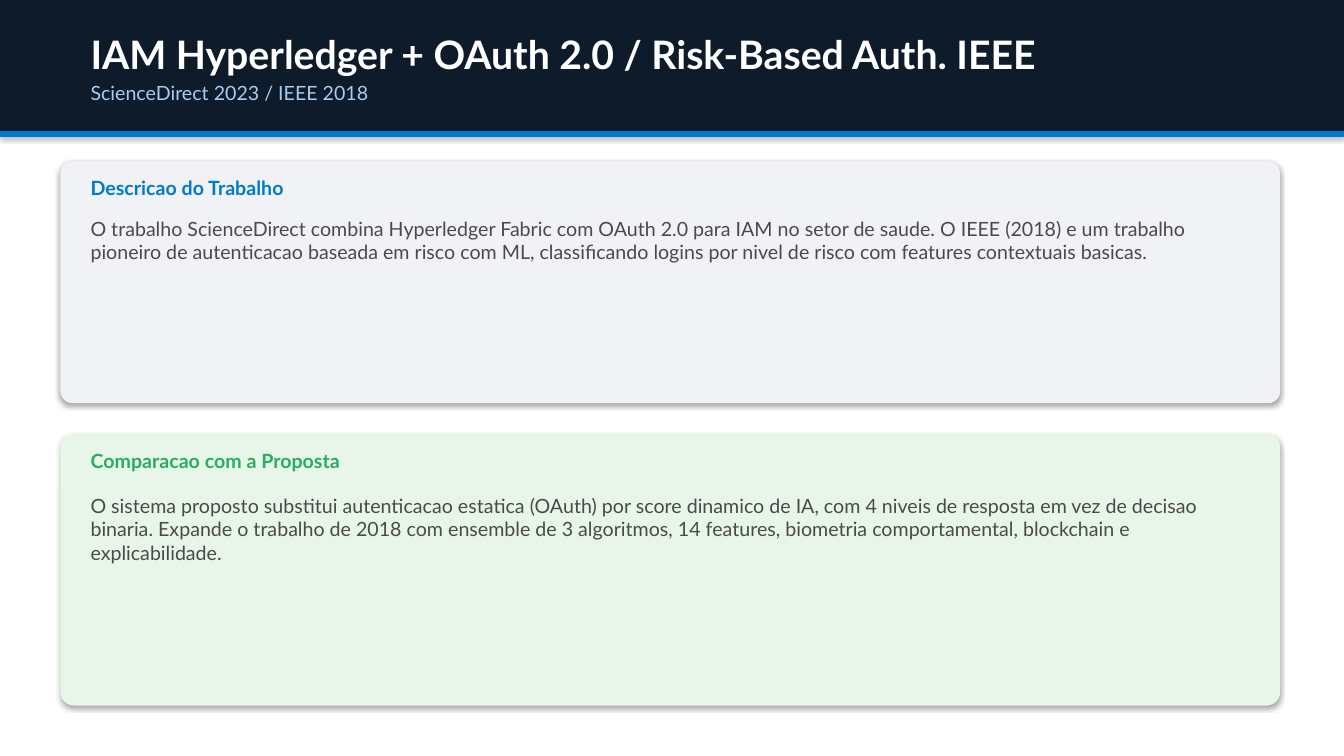
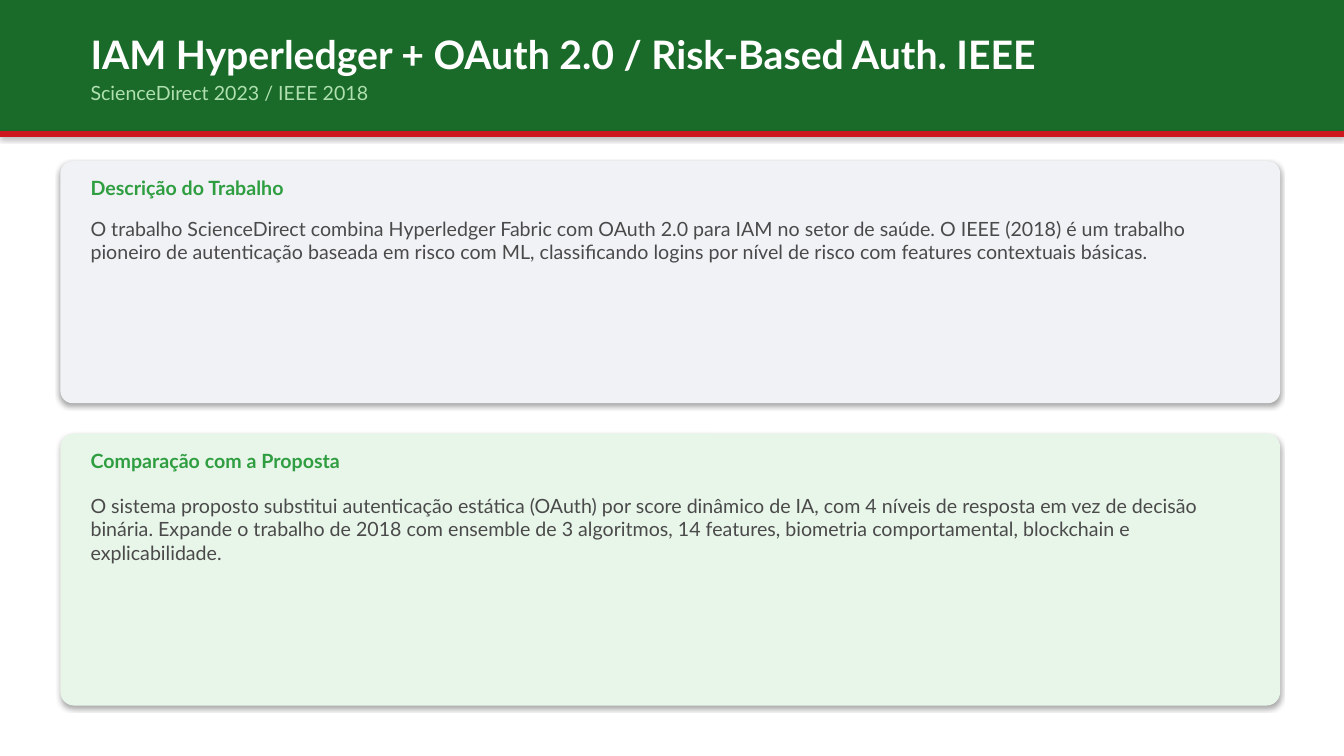
Before and after one commit to jgbcientista/gestao-autonomo, a slide deck: slide 11 of docs/trabalhos-relacionados.pptx. Drawn at 1344x756 pixels with LibreOffice and Linux fonts; fonts in the diff are those of the drawing. Boxes give left, top, right and bottom in pixels: in the first picture for what was removed or moved away, otherwise in the second. Text is boxed around its words. In the diff, an @@ line names an element or a change of style, - is before the commit and + after.

```diff
--- a/docs/trabalhos-relacionados.pptx
+++ b/docs/trabalhos-relacionados.pptx
@@ rectangle at bbox=[0, 0, 1344, 131]: fill #0D1B2A to #1A6B2A @@
@@ text "ScienceDirect 2023 / IEEE 2018" at bbox=[91, 86, 368, 100]: text colour #AACCEE to #B0E0B0 @@
@@ rectangle at bbox=[0, 131, 1344, 137]: fill #007ACC to #CD191E @@
@@ text at bbox=[91, 180, 283, 199]: text changed; text colour #007ACC to #2F9E41 @@
-Descricao do Trabalho
+Descrição do Trabalho
@@ text at bbox=[91, 221, 1185, 263]: text changed @@
-O trabalho ScienceDirect combina Hyperledger Fabric com OAuth 2.0 para IAM no setor de saude. O IEEE (2018) e um trabalho pioneiro de autenticacao baseada em risco com ML, classificando logins por nivel de risco com features contextuais basicas.
+O trabalho ScienceDirect combina Hyperledger Fabric com OAuth 2.0 para IAM no setor de saúde. O IEEE (2018) é um trabalho pioneiro de autenticação baseada em risco com ML, classificando logins por nível de risco com features contextuais básicas.
@@ text at bbox=[91, 453, 340, 472]: text changed; text colour #27AE60 to #2F9E41 @@
-Comparacao com a Proposta
+Comparação com a Proposta
@@ text at bbox=[91, 498, 1197, 564]: text changed @@
-O sistema proposto substitui autenticacao estatica (OAuth) por score dinamico de IA, com 4 niveis de resposta em vez de decisao binaria. Expande o trabalho de 2018 com ensemble de 3 algoritmos, 14 features, biometria comportamental, blockchain e explicabilidade.
+O sistema proposto substitui autenticação estática (OAuth) por score dinâmico de IA, com 4 níveis de resposta em vez de decisão binária. Expande o trabalho de 2018 com ensemble de 3 algoritmos, 14 features, biometria comportamental, blockchain e explicabilidade.
```
Also in this commit, not shown: 16 other slides changed, 2 other files.
